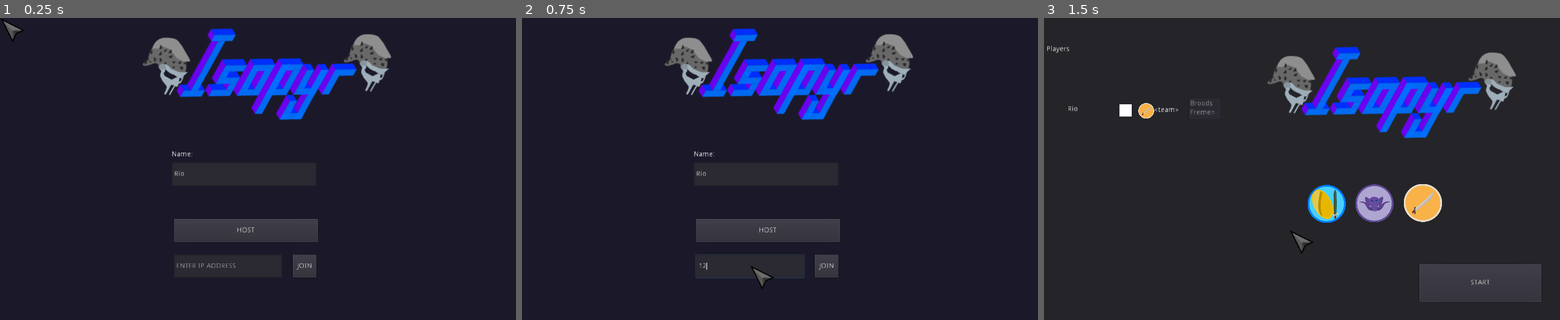
Above: before the commit, frames 1-3 (left to right).
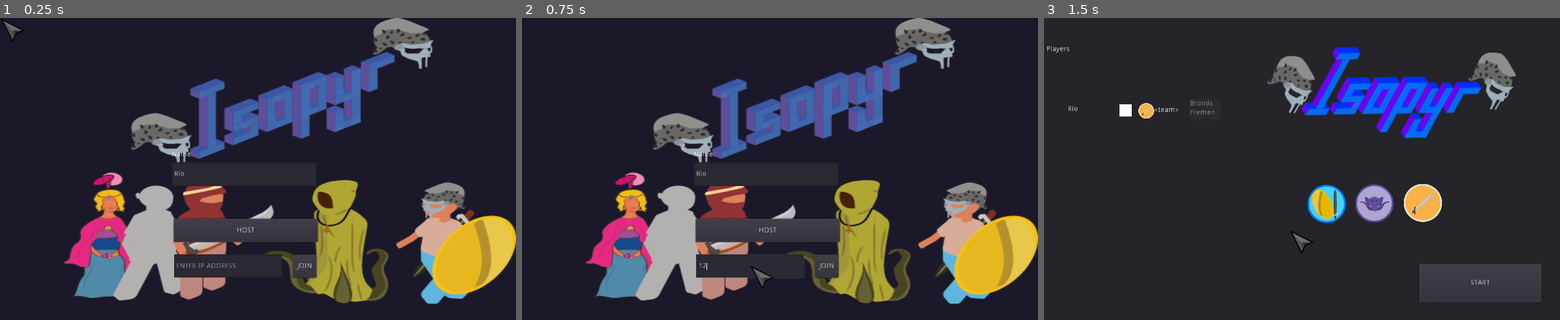
Above: after the commit, the same moments.

Repository: pjheden/isopyr
Game: Godot game, scene res://Start.tscn
Two runs of this game, one before a commit and one after it. Both use one fixed random seed, a clock stepped at 60 frames per second and the inputs below. The engine's default icon, where the game draws it, is replaced by a stand-in: a white triangle on a blue panel in a dark square.
Inputs (mouse positions are in pixels of both pictures, inside the frame that each line leads up to):
- Up to frame 1 (0.25 s): no input
- Up to frame 2 (0.75 s): click (749, 265) at 0.52 s; type "12" at 0.6 s
- Up to frame 3 (1.5 s): click "HOST" at 1.25 s

The runs differ from the first frame. In frame 1, 29% of the frame differs, in the area x 12-100%, y 0-95%; in frame 2, 29%; in frame 3, nothing differs.

Commit message:
ADD first version of rabbit spell

Diff:
--- a/Start.tscn
+++ b/Start.tscn
@@ -1,10 +1,11 @@
-[gd_scene load_steps=6 format=2]
+[gd_scene load_steps=7 format=2]
 
 [ext_resource path="res://Start.gd" type="Script" id=1]
 [ext_resource path="res://resources/sprites/logo.png" type="Texture" id=2]
 [ext_resource path="res://resources/ui/warrior-icon.png" type="Texture" id=3]
 [ext_resource path="res://resources/ui/goolock-icon.png" type="Texture" id=4]
 [ext_resource path="res://resources/ui/beduin-icon.png" type="Texture" id=5]
+[ext_resource path="res://resources/ui/frontpage.png" type="Texture" id=6]
 
 [node name="Server_browser" type="Control"]
 anchor_right = 1.0
@@ -20,9 +21,12 @@
 anchor_right = 1.0
 anchor_bottom = 1.0
 mouse_filter = 2
-__meta__ = {
-"_edit_use_anchors_": false
-}
+
+[node name="Logo" type="TextureRect" parent="Background_panel"]
+anchor_right = 1.0
+anchor_bottom = 1.0
+texture = ExtResource( 6 )
+stretch_mode = 1
 
 [node name="Create_server" type="Button" parent="Background_panel"]
 anchor_left = 0.5
@@ -36,9 +40,6 @@
 rect_scale = Vector2( 1.0065, 1 )
 rect_pivot_offset = Vector2( -424.804, -261 )
 text = "HOST"
-__meta__ = {
-"_edit_use_anchors_": false
-}
 
 [node name="Join_server" type="Button" parent="Background_panel"]
 anchor_left = 0.5
@@ -50,9 +51,6 @@
 margin_right = 116.0
 margin_bottom = 216.0
 text = "JOIN"
-__meta__ = {
-"_edit_use_anchors_": false
-}
 
 [node name="PlayerName" type="LineEdit" parent="Background_panel"]
 anchor_left = 0.5
@@ -95,13 +93,6 @@
 __meta__ = {
 "_edit_use_anchors_": false
 }
-
-[node name="Logo" type="Sprite" parent="Background_panel"]
-position = Vector2( 871.793, 156.65 )
-rotation = 0.505858
-scale = Vector2( 1.34211, 1.34211 )
-texture = ExtResource( 2 )
-offset = Vector2( -246.387, 79.6241 )
 
 [node name="Lobby" type="Panel" parent="."]
 visible = false
--- a/autoloads/Global.gd
+++ b/autoloads/Global.gd
@@ -55,3 +55,13 @@
 
 sync func share_new_projectile_scene(path: String) -> void:
 	projectile_scenes[path] = load(path)
+
+func get_players(skip_team: int) -> Array:
+	var players = get_node("/root/world/YSort/Players").get_children()
+	var players_on_other_team = []
+	for player in players:
+		if not "team" in player:
+			players_on_other_team.push_back(player)
+		elif player.team != skip_team:
+			players_on_other_team.push_back(player)
+	return players_on_other_team
--- a/scenes/characters/player/Goolock.gd
+++ b/scenes/characters/player/Goolock.gd
@@ -22,7 +22,8 @@
 	)
 	var whip_manager = projectile_manager_scene.instance()
 	whip_manager.set_object(
-		"res://scenes/objects/projectiles/Whip.tscn",
+		# "res://scenes/objects/projectiles/Whip.tscn",
+		"res://scenes/objects/projectiles/Rabbit.tscn",
 		"res://resources/sprites/whip.png"
 	)
 	# Add spell managers as childs
--- a/scenes/characters/player/Maximus.tscn
+++ b/scenes/characters/player/Maximus.tscn
@@ -8,5 +8,5 @@
 script = ExtResource( 3 )
 attack_damage = 10
 
-[node name="Sprite" parent="." index="7"]
+[node name="Sprite" parent="." index="5"]
 texture = ExtResource( 2 )
--- /dev/null
+++ b/scenes/objects/Gas.gd
@@ -0,0 +1,8 @@
+extends "res://scenes/objects/Trap.gd"
+
+func _on_AliveTimer_timeout() -> void:
+	if get_tree().is_network_server():
+		rpc("destroy")
+
+sync func destroy() -> void:
+	queue_free()
--- /dev/null
+++ b/scenes/objects/Gas.tscn
@@ -0,0 +1,20 @@
+[gd_scene load_steps=4 format=2]
+
+[ext_resource path="res://scenes/objects/Trap.tscn" type="PackedScene" id=1]
+[ext_resource path="res://resources/sprites/red_smoke.png" type="Texture" id=2]
+[ext_resource path="res://scenes/objects/Gas.gd" type="Script" id=3]
+
+[node name="Gas" instance=ExtResource( 1 )]
+texture = ExtResource( 2 )
+script = ExtResource( 3 )
+damage = 5
+
+[node name="DamageTimer" parent="." index="1"]
+wait_time = 0.1
+
+[node name="AliveTimer" type="Timer" parent="." index="2"]
+wait_time = 5.0
+one_shot = true
+autostart = true
+
+[connection signal="timeout" from="AliveTimer" to="." method="_on_AliveTimer_timeout"]
--- a/scenes/objects/Trap.gd
+++ b/scenes/objects/Trap.gd
@@ -1,6 +1,8 @@
 extends Sprite
 
 export(int) var damage = 10
+
+var team: int
 
 puppet var puppet_position setget puppet_position_set
 
@@ -29,5 +31,14 @@
 
 func _on_DamageTimer_timeout():
 	for body in bodies_in_range:
-		if body.has_method("hit_by_damager"):
-			body.hit_by_damager(damage)
+		if not body.has_method("hit_by_damager"):
+			continue
+		if body.has_method("get_team") and team == body.team:
+			continue
+		body.hit_by_damager(damage)
+
+func set_team(new_team: int) -> void:
+	team = new_team
+
+func get_team() -> int:
+	return team
--- a/scenes/objects/Trap.tscn
+++ b/scenes/objects/Trap.tscn
@@ -4,7 +4,7 @@
 [ext_resource path="res://resources/sprites/oil.png" type="Texture" id=2]
 
 [sub_resource type="CircleShape2D" id=1]
-radius = 61.4392
+radius = 63.5685
 
 [node name="Trap" type="Sprite"]
 texture = ExtResource( 2 )
--- a/scenes/objects/projectiles/Projectile.gd
+++ b/scenes/objects/projectiles/Projectile.gd
@@ -26,7 +26,10 @@
 		rset("puppet_rotation", rotation)
 	delayed_start.start()
 
-func _process(delta) -> void:
+func _process(delta: float) -> void:
+	_on_process(delta)
+
+func _on_process(delta: float) -> void:
 	if not should_move:
 		return
 	if is_network_master():
--- /dev/null
+++ b/scenes/objects/projectiles/Rabbit.gd
@@ -0,0 +1,62 @@
+extends "res://scenes/objects/projectiles/Projectile.gd"
+
+
+var target_body: PhysicsBody2D = null
+
+enum states {WAITING, MOVE, ATTACK}
+var state: int = states.WAITING
+
+var gas_scene = preload("res://scenes/objects/Gas.tscn")
+
+
+func _ready():
+	pass
+
+func closest_body(bodies: Array) -> Dictionary:
+	var closest_b = bodies[0]
+	var closest_d: float = 9999.0
+	for body in bodies:
+		var d = global_position.distance_to(body.global_position)
+		if d < closest_d:
+			closest_b = body
+			closest_d = d
+	return {"body": closest_b, "distance": closest_d}
+
+
+func _on_process(delta: float) -> void:
+	match state:
+		states.WAITING:
+			# iterate over all enemy players go towards closest one
+			var players = Global.get_players(team)
+			if len(players) > 0:
+				target_body = closest_body(players).body
+			if target_body != null:
+				state = states.MOVE
+		states.MOVE:
+			var dir = target_body.global_position - global_position
+
+			if dir.length() < 3:
+				state = states.ATTACK
+				return
+
+			velocity = dir.normalized()
+			global_position += velocity * speed * delta
+			# Check how to rotate the player
+			flip_h = dir.x < 0
+			#play_animation(vel.y > 0)
+			var x_vector = Vector2(1,0)
+			set_rotation(x_vector.angle_to(dir))
+		states.ATTACK:
+			if get_tree().is_network_server():
+				rpc("destroy")
+
+sync func destroy() -> void:
+	var master_id = get_network_master()
+	var gas = gas_scene.instance()
+	gas.global_position = global_position
+	gas.set_network_master(master_id)
+	gas.name = "Gas" + str(master_id) + "_" +str(Network.networked_object_name_index)
+	gas.set_team(team)
+	Network.networked_object_name_index += 1
+	get_node("/root/world/Traps").add_child(gas)
+	queue_free()
--- /dev/null
+++ b/scenes/objects/projectiles/Rabbit.tscn
@@ -0,0 +1,9 @@
+[gd_scene load_steps=4 format=2]
+
+[ext_resource path="res://scenes/objects/projectiles/Projectile.tscn" type="PackedScene" id=1]
+[ext_resource path="res://icon.png" type="Texture" id=2]
+[ext_resource path="res://scenes/objects/projectiles/Rabbit.gd" type="Script" id=3]
+
+[node name="Projectile" instance=ExtResource( 1 )]
+texture = ExtResource( 2 )
+script = ExtResource( 3 )
Not shown, changed: export_presets.cfg
Binary file added: resources/sprites/red_smoke.png
Not shown, added: resources/sprites/red_smoke.png.import
Binary file added: resources/ui/frontpage.png
Not shown, added: resources/ui/frontpage.png.import
Not shown, changed: resources/affinity/isopyr.afdesign
